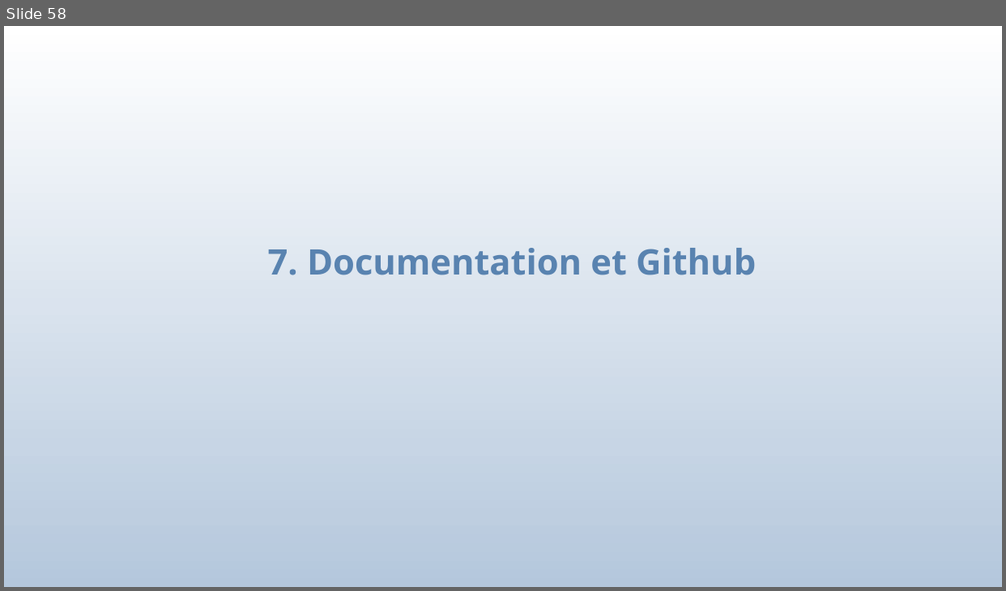
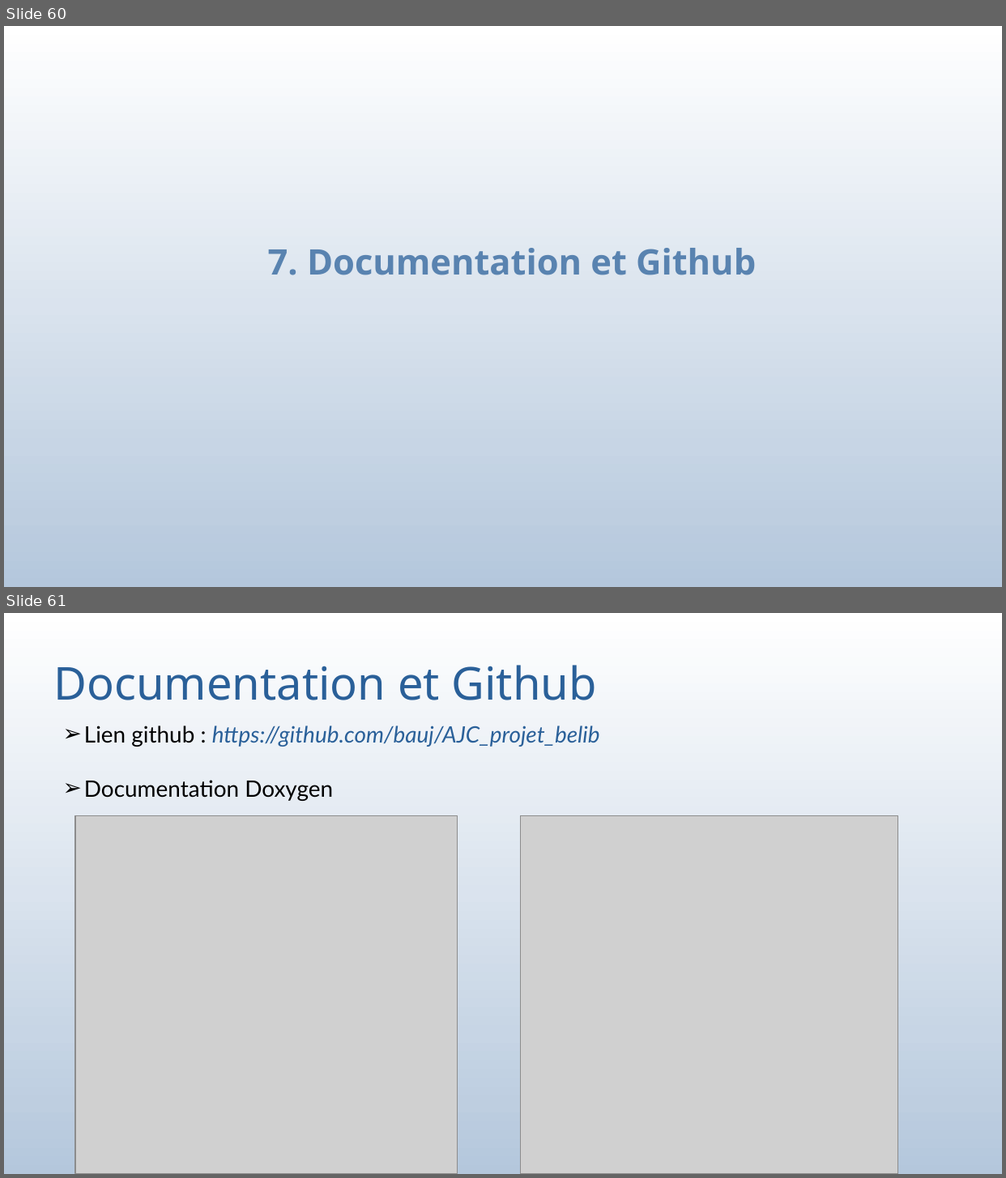
Before and after one commit to bauj/AJC_projet_belib, a slide deck: presentation_projet_final/presentation_projetV2.odp. Shown one above the other, each under a label of ours: slide 58 before the commit, slides 60 and 61 after it. The pictures are 1006x591 and 1006x1178 pixels, drawn with LibreOffice and Linux fonts; fonts in the diff are those of the drawing; grey boxes stand for pictures. Boxes give left, top, right and bottom in pixels: in the first picture for what was removed or moved away, otherwise in the second. Text is boxed around its words. In the diff, an @@ line names an element or a change of style, - is before the commit and + after.

```diff
--- a/presentation_projet_final/presentation_projetV2.odp
+++ b/presentation_projet_final/presentation_projetV2.odp
@@ slide 61 added at (x1=4, y1=613, x2=1002, y2=1174), background gradient #FFFFFF to #FEFEFE to #FDFDFE to #FBFCFD to #FAFBFD to #F9FBFC @@
@@ title added at (x1=54, y1=665, x2=597, y2=700), 36.1 pt, text #2A6099 @@
+Documentation et Github
@@ text added at (x1=84, y1=726, x2=600, y2=801), 18 pt, text #2A6099, italic @@
+➢ Lien github : https://github.com/bauj/AJC_projet_belib
+➢ Documentation Doxygen
@@ picture added at (x1=75, y1=815, x2=458, y2=1174) @@
@@ picture added at (x1=521, y1=815, x2=899, y2=1174) @@
@@ what was slide 58 is now slide 60 @@
```
Also in this commit, not shown: 14 slides changed, 5 other slides added, 4 slides removed, 2 other files.
